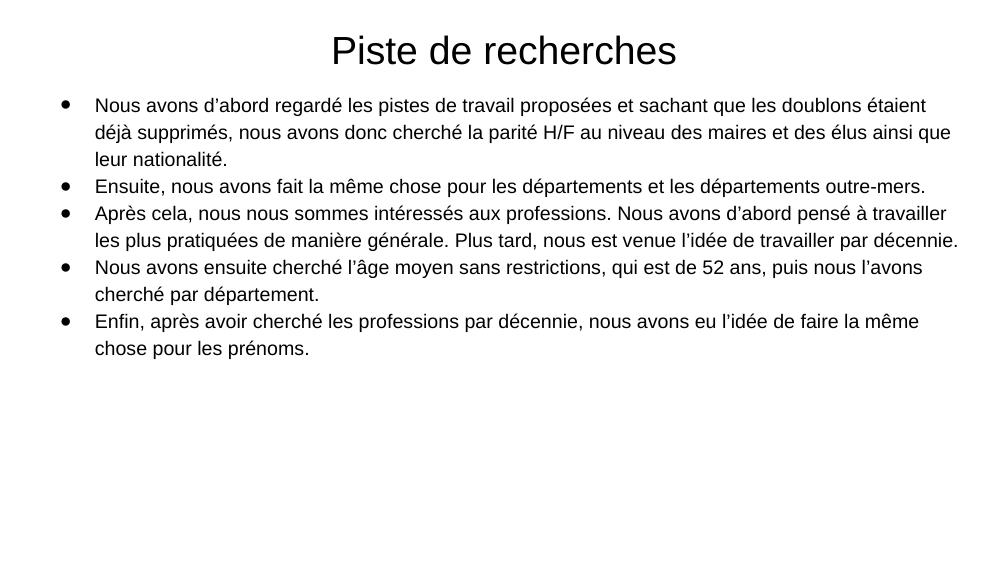
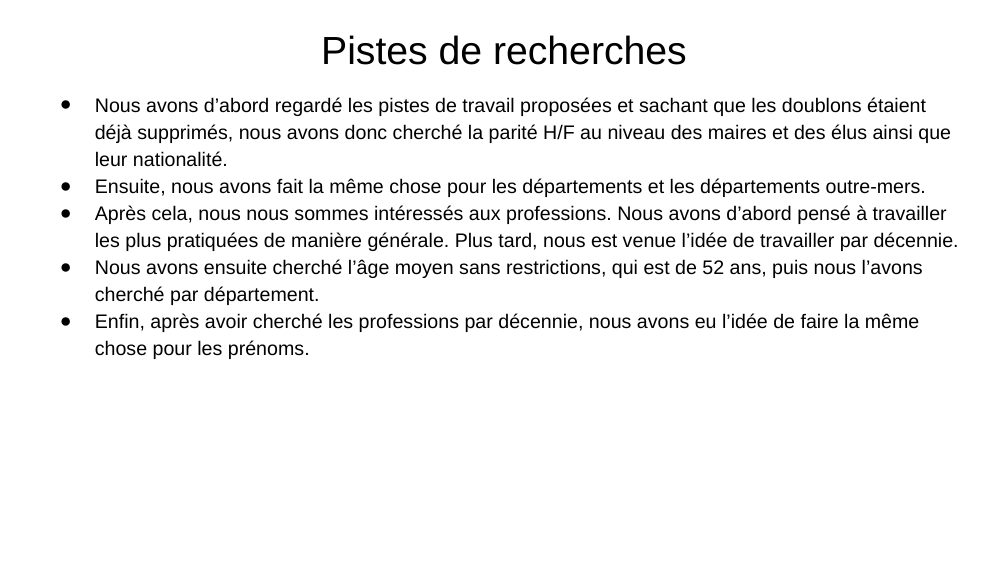
Before and after one commit to td1711/Projet-Sociologie, a slide deck: slide 2 of Diapo présentation.odp. Drawn at 1008x567 pixels with LibreOffice and Linux fonts; fonts in the diff are those of the drawing. Boxes give left, top, right and bottom in pixels: in the first picture for what was removed or moved away, otherwise in the second. Text is boxed around its words. In the diff, an @@ line names an element or a change of style, - is before the commit and + after.

```diff
--- a/Diapo présentation.odp
+++ b/Diapo présentation.odp
@@ text at box(321, 35, 687, 65): text changed @@
-Piste de recherches
+Pistes de recherches
```
Also in this commit, not shown: 1 slide removed.
